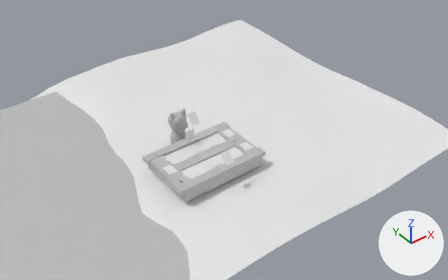
A saved change to the Blender file sogliola/datafiles/graphics/scene.blend.
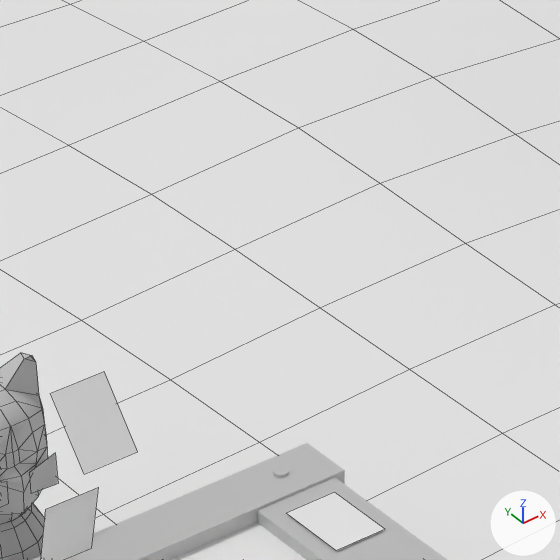
There are two pictures of each version: one from a camera (50 mm lens) standing at (-29.37, -41.72, 39.75) and looking at (6.91, 5.8, -2.91), one close up on the part from 40% to 58% of the width and 21% to 49% of the height. Arrows for +X, +Y and +Z are at lower right; the lights stay in place. The close-ups show mesh edges as thin lines.

In view in the first close-up: 'DckOp', 'HndOp', 'HndOpShowoff', 'mesh_cat', 'mesh_sand', 'mesh_table', 'mesh_tablewater'.
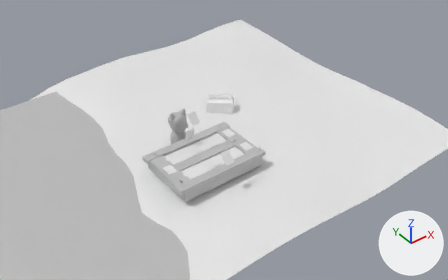
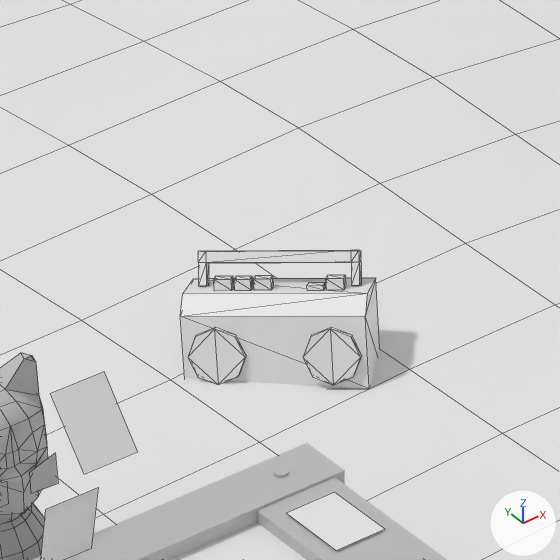
Pixel boxes [x1, y1, x2, y2] of what changed, in the close-ups (560 x 560 px):
'Radio', added: after [180, 250, 380, 389]

Diff of the bpy script that builds the scene:
```diff
--- a/sogliola/datafiles/graphics/scene.blend.py
+++ b/sogliola/datafiles/graphics/scene.blend.py
@@ me_box007 @@
+me_box007.from_pydata(...)  # 106 vertices, 154 faces; spans x 6.46..9.69, y 6.24..9.71, z -0.75..1.76
@@ ob_radio @@
+ob_radio = bpy.data.objects.new('Radio', me_box007)
+ob_radio.location = (0.0, 0.0, 0.0)
```
